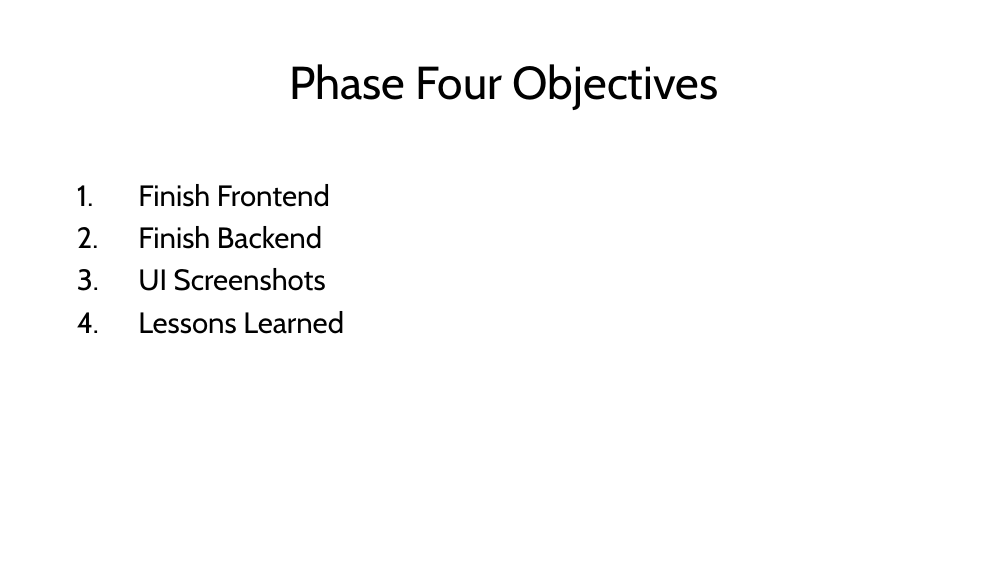
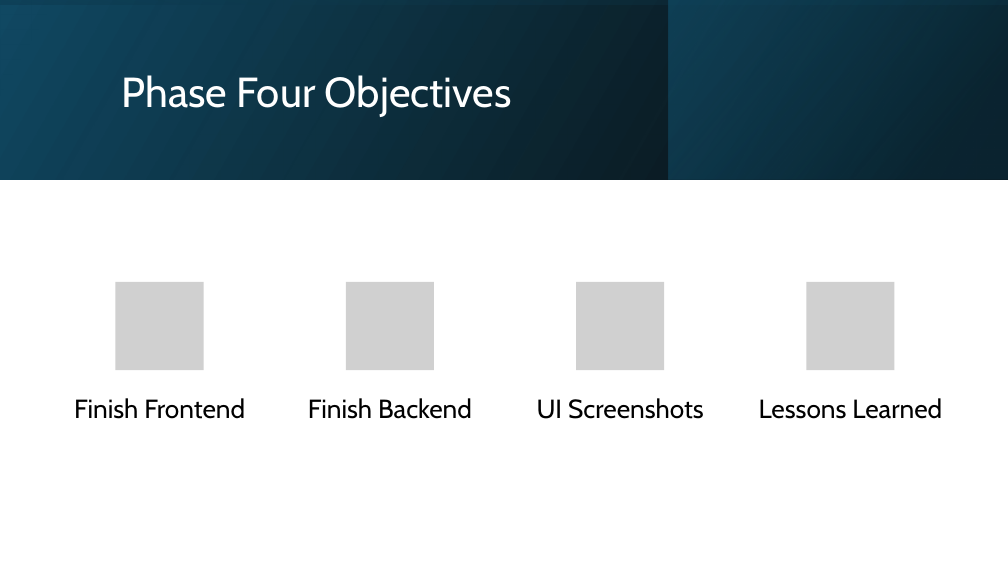
Before and after one commit to Jormungandr72/Cross-Website-Price-Checker, a slide deck: slide 2 of docs/phase_four_docs/Phase_Four_Presentation.pptx. Drawn at 1008x567 pixels with LibreOffice and Linux fonts; fonts in the diff are those of the drawing; grey boxes stand for pictures. Boxes give left, top, right and bottom in pixels: in the first picture for what was removed or moved away, otherwise in the second. Text is boxed around its words. In the diff, an @@ line names an element or a change of style, - is before the commit and + after.

```diff
--- a/docs/phase_four_docs/Phase_Four_Presentation.pptx
+++ b/docs/phase_four_docs/Phase_Four_Presentation.pptx
@@ rectangle added at [0, 0, 1008, 179], fill gradient #000000 to #104862 @@
@@ rectangle added at [0, 0, 1008, 179], fill gradient #104862 to #000000 @@
@@ title "Phase Four Objectives": place and size @@
-title "Phase Four Objectives" at [289, 64, 719, 110]
+title "Phase Four Objectives" at [122, 75, 512, 117]
@@ title "Phase Four Objectives" at [122, 75, 512, 117]: size 44 to 40 pt, text colour #000000 to #FFFFFF; alignment centre to left @@
@@ rectangle added at [668, 0, 1007, 179], fill gradient #0B3041 to #156082 @@
@@ text removed at [138, 184, 344, 334] @@
-1. Finish Frontend
-2. Finish Backend
-3. UI Screenshots
-4. Lessons Learned
@@ group added at [74, 282, 942, 419]: 4 pictures, 4 texts @@
+Finish Frontend
+Finish Backend
+UI Screenshots
+Lessons Learned
```
Also in this commit, not shown: 3 other slides changed, 2 slides added, 1 slide removed.
